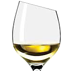
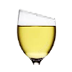
Layer changes from the first (72, 72) image to the second:
removed layer "Layer 1" over [12,0,61,71]
added layer "Layer 3" above "Layer 2" over [36,13,55,21]
added layer "Layer 2" over [13,2,59,65]
